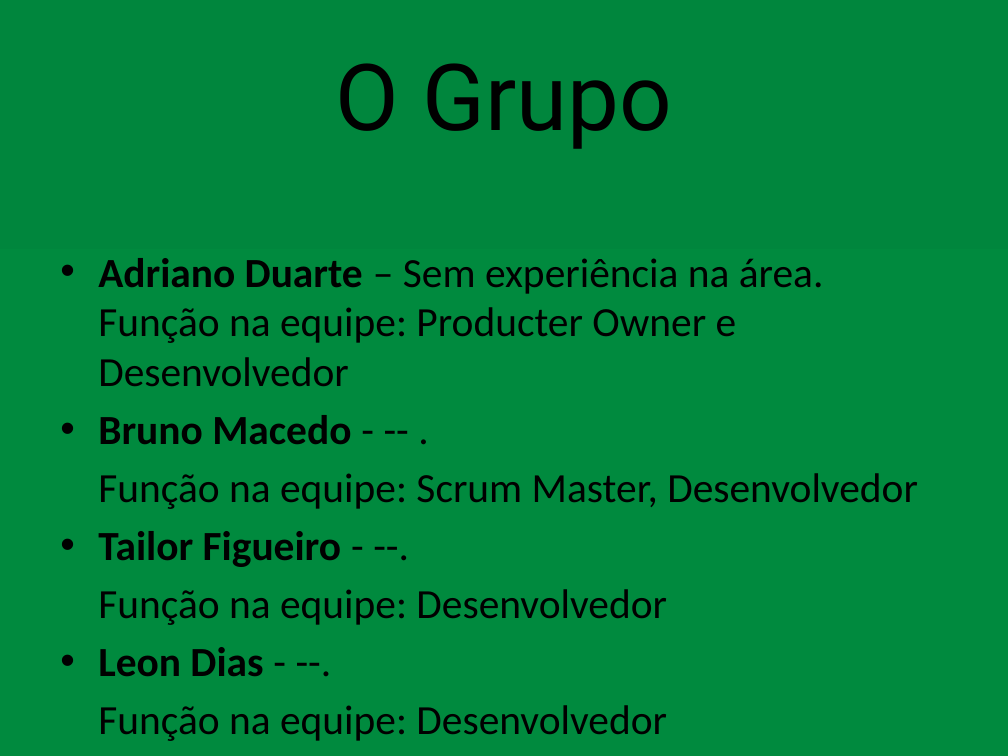
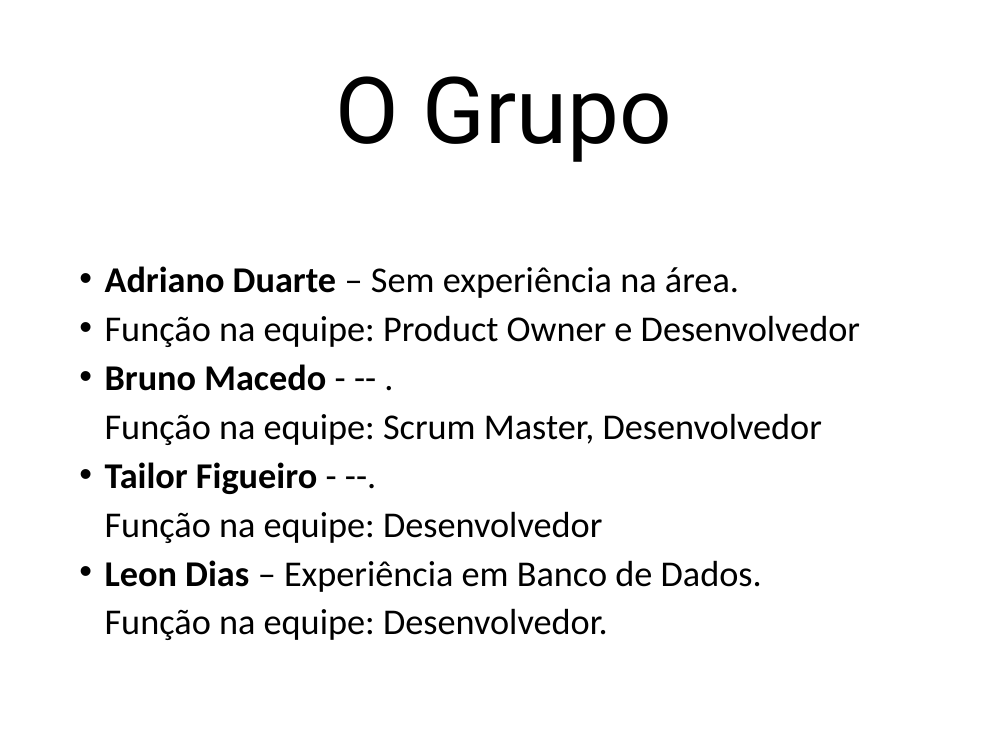
Before and after one commit to LeonDias1989/Kcal-Control, a slide deck: slide 2 of Kcal Control.pptx. Drawn at 1008x756 pixels with LibreOffice and Linux fonts; fonts in the diff are those of the drawing. Boxes give left, top, right and bottom in pixels: in the first picture for what was removed or moved away, otherwise in the second. Text is boxed around its words. In the diff, an @@ line names an element or a change of style, - is before the commit and + after.

Commit message:
Apresentação PP

```diff
--- a/Kcal Control.pptx
+++ b/Kcal Control.pptx
@@ background gradient #00863D to #008A3E to #FFFFFF @@
@@ title "O Grupo": place and size @@
-title "O Grupo" at box(336, 63, 672, 149)
+title "O Grupo" at box(336, 76, 672, 162)
@@ title "O Grupo" at box(336, 76, 672, 162): line spacing 1 to 0.9 @@
@@ text "Adriano Duarte – Sem experiência ...": place and size @@
-text "Adriano Duarte – Sem experiência ..." at box(98, 258, 918, 741)
+text "Adriano Duarte – Sem experiência ..." at box(105, 266, 860, 640)
@@ text at box(105, 266, 860, 347): text changed; size 29.6 to 25.9 pt @@
-• Adriano Duarte – Sem experiência na área. Função na equipe: Producter Owner e Desenvolvedor
+• Adriano Duarte – Sem experiência na área.
+• Função na equipe: Product Owner e Desenvolvedor
@@ text at box(105, 364, 822, 543): size 29.6 to 25.9 pt in "Bruno Macedo - -- .", "Função na equipe: Scrum Master, Desenvolvedor", "Tailor Figueiro - --.", "Função na equipe: Desenvolvedor"; indent changed; line spacing 1 to 0.8; more space between paragraphs @@
@@ text at box(105, 560, 762, 640): text changed; size 29.6 to 25.9 pt @@
-• Leon Dias - --.
-Função na equipe: Desenvolvedor
+• Leon Dias – Experiência em Banco de Dados.
+Função na equipe: Desenvolvedor.
```
Also in this commit, not shown: 15 other slides changed, 13 slides added, 6 slides removed, 1 other file.
